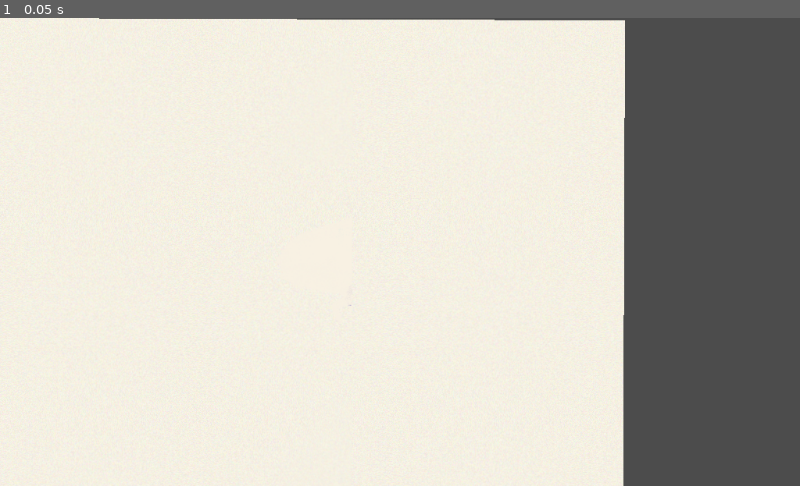
Above: before the commit, frame 1.
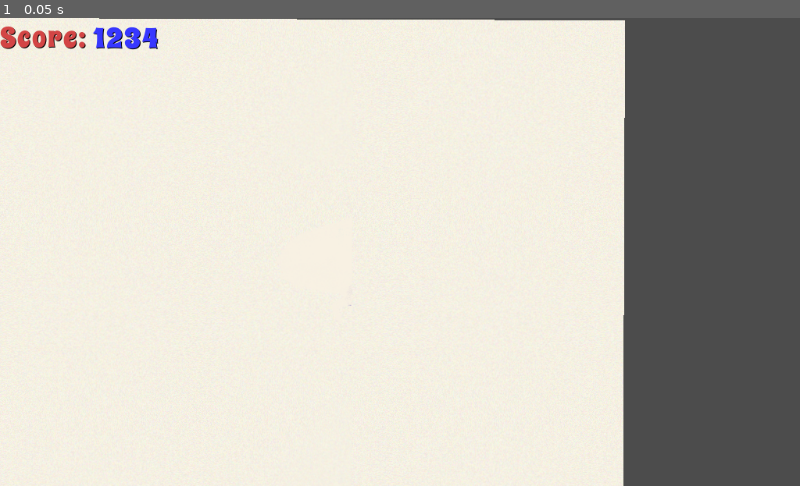
Above: after the commit, the same moment.

Repository: XTCLobster/lobsterpower-godot
Game: Godot game, scene res://Screen.tscn
Same seed, same stepped clock (60 frames per second), same inputs: the game is played once before the commit and once after it. The project has no main scene, so this scene is started directly.
Inputs:
- Up to frame 1 (0.05 s): no input

The runs differ from the first frame. In frame 1, 0.6% of the frame differs, in the area x 0-20%, y 1-7%.

Commit message:
embed Score in Screen

Diff:
--- a/Screen.tscn
+++ b/Screen.tscn
@@ -1,6 +1,7 @@
-[gd_scene load_steps=2 format=2]
+[gd_scene load_steps=3 format=2]
 
 [ext_resource path="res://background.png" type="Texture" id=1]
+[ext_resource path="res://Stats.tscn" type="PackedScene" id=2]
 
 [node name="Screen" type="Node2D"]
 rotation = 0.00395018
@@ -15,3 +16,5 @@
 __meta__ = {
 "_edit_use_anchors_": false
 }
+
+[node name="Stats" parent="." instance=ExtResource( 2 )]
--- a/Stats.tscn
+++ b/Stats.tscn
@@ -9,6 +9,8 @@
 margin_bottom = 14.0
 rect_rotation = 0.0215478
 custom_fonts/font = ExtResource( 1 )
+custom_colors/font_color = Color( 0.831373, 0.27451, 0.27451, 1 )
+custom_colors/font_color_shadow = Color( 0, 0, 0, 1 )
 text = "Score: "
 __meta__ = {
 "_edit_use_anchors_": false
@@ -19,8 +21,10 @@
 anchor_right = 1.0
 margin_right = 83.0
 margin_bottom = 50.0
-rect_rotation = 0.27311
+rect_rotation = 0.445314
 custom_fonts/font = ExtResource( 1 )
+custom_colors/font_color = Color( 0.219608, 0.219608, 1, 1 )
+custom_colors/font_color_shadow = Color( 0, 0, 0, 1 )
 text = "1234"
 __meta__ = {
 "_edit_use_anchors_": false
